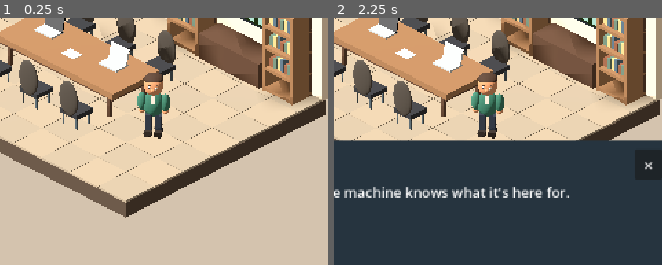
Above: before the commit, frames 1-2 (left to right).
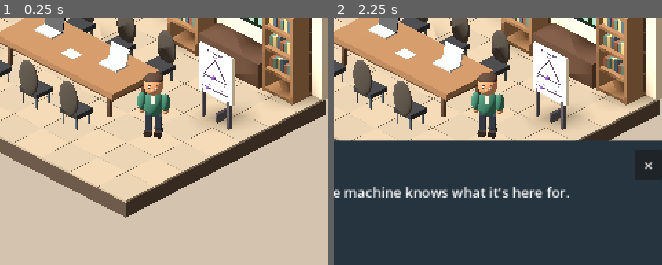
Above: after the commit, the same moments.

Repository: rstebbens/AgileAventures4
Game: Godot game, scene res://scenes/diorama.tscn
Same seed, same stepped clock (60 frames per second), same inputs: the game is played once before the commit and once after it.
Inputs (mouse positions are % of the whole screen's width and height, from its top left):
- Up to frame 1 (0.25 s): no input
- Up to frame 2 (2.25 s): tap Enter at 0.5, 2.1 s; move the mouse to (87, 45) at 0.52 s; hold Right (ui_right) 0.53-1.25 s; tap E at 0.6 s; click (87, 45) at 0.67 s; tap Space at 0.77, 2 s; click "×" at 1.25 s; move the mouse to (36, 55) at 2.02 s; hold Down (ui_down) from 2.03 s (still down)
The pictures show only the part of the screen within x 47-97%, y 44-94%; the shares and areas given below are measured in that part.

The runs differ from the first frame. In frame 1, 4.1% of the frame differs, in the area x 60-98%, y 3-46%; in frame 2, 4.1%.

Commit message:
Instance strategy board in editable boardroom

Diff:
--- a/scenes/BoardroomEditable.tscn
+++ b/scenes/BoardroomEditable.tscn
@@ -1,6 +1,8 @@
-[gd_scene load_steps=602 format=3 uid="uid://dietgrg8463a"]
+[gd_scene load_steps=603 format=3 uid="uid://dietgrg8463a"]
 
 [ext_resource type="Script" uid="uid://djcx0as5iyq5i" path="res://scenes/interaction_point.gd" id="1_interact"]
+
+[ext_resource type="PackedScene" path="res://scenes/StrategyBoard.tscn" id="2_strategy"]
 
 [sub_resource type="StandardMaterial3D" id="StandardMaterial3D_8u664"]
 albedo_color = Color(0.329412, 0.282353, 0.243137, 1)
@@ -3753,3 +3755,6 @@
 
 [node name="Martin" type="Marker3D" parent="InteractionPoints"]
 transform = Transform3D(1, 0, 0, 0, 1, 0, 0, 0, 1, 3.35, 0.06, 0.8)
+
+[node name="StrategyBoard" parent="." instance=ExtResource("2_strategy")]
+position = Vector3(4.1, 0, -0.8)
